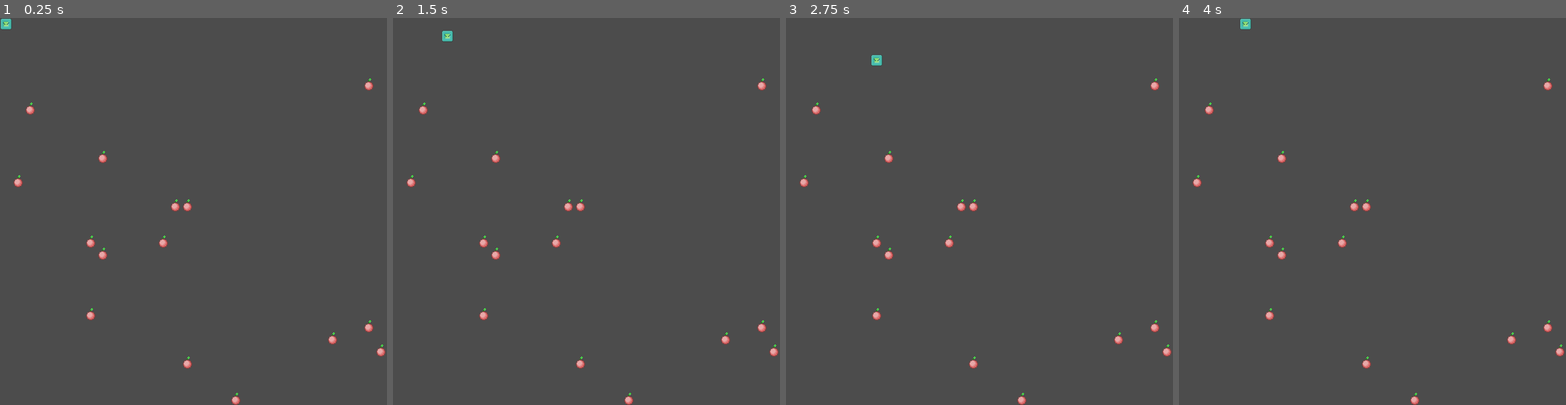
Above: before the commit, frames 1-4 (left to right).
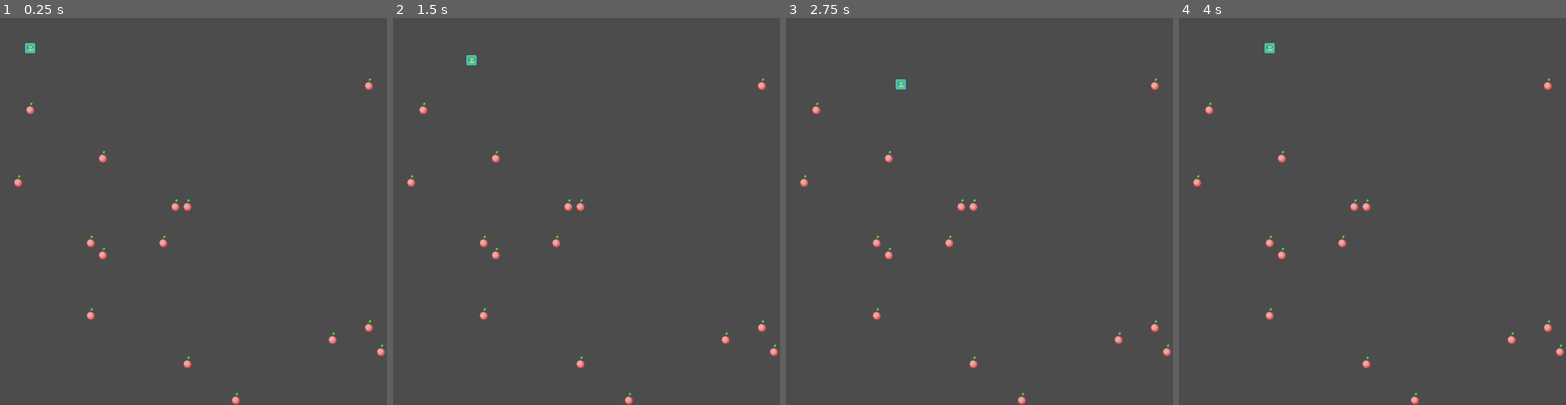
Above: after the commit, the same moments.

Repository: catsandviolin1219/snek
Game: Godot game, scene res://Game.tscn
Two runs of this game, one before a commit and one after it. Both use one fixed random seed, a clock stepped at 60 frames per second and the inputs below.
Inputs:
- Up to frame 1 (0.25 s): no input
- Up to frame 2 (1.5 s): hold Right (ui_right) 0.53-1.28 s; hold Down (ui_down) from 1.28 s (still down)
- Up to frame 3 (2.75 s): release Down (ui_down) at 2.03 s; hold Right (ui_right) from 2.03 s (still down)
- Up to frame 4 (4 s): release Right (ui_right) at 2.78 s; hold Up (ui_up) 2.78-3.53 s; hold Left (ui_left) from 3.53 s (still down)

The runs differ from the first frame. In frame 1, 0.2% of the frame differs, in the area x 0-10%, y 0-10%; in frame 2, 0.2%; in frame 3, 0.2%; in frame 4, 0.2%.

Commit message:
Add files via upload

Diff:
--- a/Cameron's 2d s n e k game/Game.gd
+++ b/Cameron's 2d s n e k game/Game.gd
@@ -21,3 +21,6 @@
 		newApple.position = Vector2((randi() % int(width / 32)) * 32 + 16, (randi() % int(height / 32)) * 32 + 16)
 
 		add_child(newApple)
+
+func you_are_die():
+	get_tree().reload_current_scene()
--- a/Cameron's 2d s n e k game/Game.tscn
+++ b/Cameron's 2d s n e k game/Game.tscn
@@ -7,4 +7,4 @@
 script = ExtResource( 1 )
 
 [node name="Snake" parent="." instance=ExtResource( 2 )]
-position = Vector2( 16, 16 )
+position = Vector2( 80, 80 )
--- a/Cameron's 2d s n e k game/Snake.gd
+++ b/Cameron's 2d s n e k game/Snake.gd
@@ -8,11 +8,11 @@
 var tail
 
 func _ready():
-	tail = preload("res://Tail.tscn")
 
 	speed = 32
 	direction = Vector2(1, 0)
-	prev_dir = direction
+	prev_dir = Vector2(1, 0)
+	tail = preload("res://Tail.tscn")
 	time = get_node("MoveTimer").time_left
 
 func _process(delta):
@@ -40,6 +40,10 @@
 		prev_dir = direction
 		for i in range(2, get_child_count()):
 			get_child(i).add_direction(head_pos, direction)
+	for i in range(2, get_child_count()):
+		var tail = get_child(i)
+		tail.position = tail.position + (tail.cur_dir * tail.SPEED)
+		tail.timeout()
 
 func _on_MoveTimer_timeout():
 	move_snake()
@@ -49,6 +53,9 @@
 		randomize()
 		var game = get_tree().get_root().get_node("Game")
 		game.get_node("Apple" + str(area.appleID)).position = Vector2((randi() % int(game.width / 32)) * 32 + 16, (randi() % int(game.height / 32)) * 32 + 16)
+		add_tail()
+	if ("Tail" in area.name):
+		get_parent().you_are_die()
 
 func add_tail():
 	var newTail = tail.instance()
@@ -62,3 +69,4 @@
 	else:
 		newTail.cur_dir = direction
 		newTail.position = prev_tail.position - (direction * speed)
+	call_deferred("add_child", newTail)
--- a/Cameron's 2d s n e k game/Tail.gd
+++ b/Cameron's 2d s n e k game/Tail.gd
@@ -8,3 +8,11 @@
 func add_direction(head_pos, dir):
 	turn_locations.append(head_pos)
 	directions_turned.append(dir)
+
+func timeout():
+	print(turn_locations)
+	if (turn_locations.size() > 0):
+		if (position == turn_locations[0]):
+			cur_dir = directions_turned[0]
+			turn_locations.remove(0)
+			directions_turned.remove(0)
Binary file added: Cameron's 2d s n e k game/wall-tilemap/corner_BL.png
Not shown, added: Cameron's 2d s n e k game/wall-tilemap/corner_BL.png.import
Binary file added: Cameron's 2d s n e k game/wall-tilemap/corner_BR.png
Not shown, added: Cameron's 2d s n e k game/wall-tilemap/corner_BR.png.import
Binary file added: Cameron's 2d s n e k game/wall-tilemap/corner_TL.png
Not shown, added: Cameron's 2d s n e k game/wall-tilemap/corner_TL.png.import
Binary file added: Cameron's 2d s n e k game/wall-tilemap/corner_TR.png
Not shown, added: Cameron's 2d s n e k game/wall-tilemap/corner_TR.png.import
Binary file added: Cameron's 2d s n e k game/wall-tilemap/wall_bottom.png
Not shown, added: Cameron's 2d s n e k game/wall-tilemap/wall_bottom.png.import
Binary file added: Cameron's 2d s n e k game/wall-tilemap/wall_left.png
Not shown, added: Cameron's 2d s n e k game/wall-tilemap/wall_left.png.import
(and 8 more such lines)
